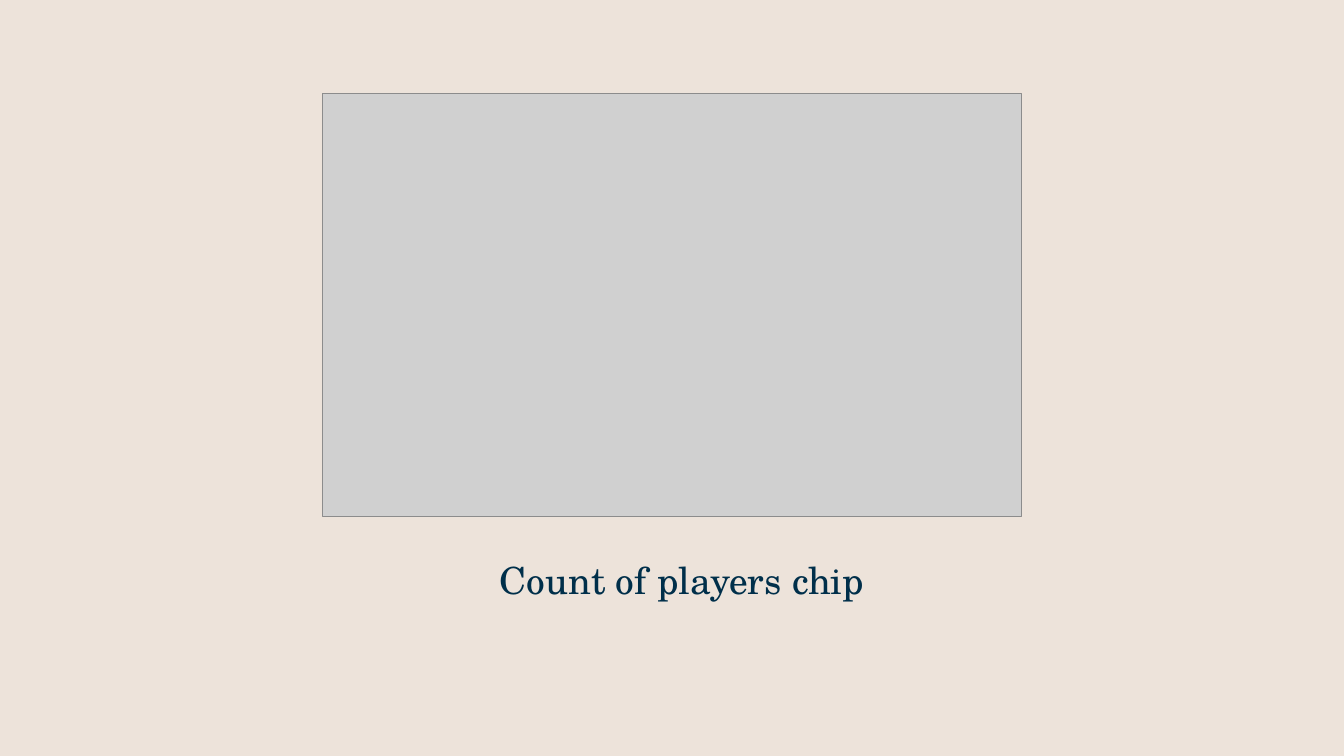
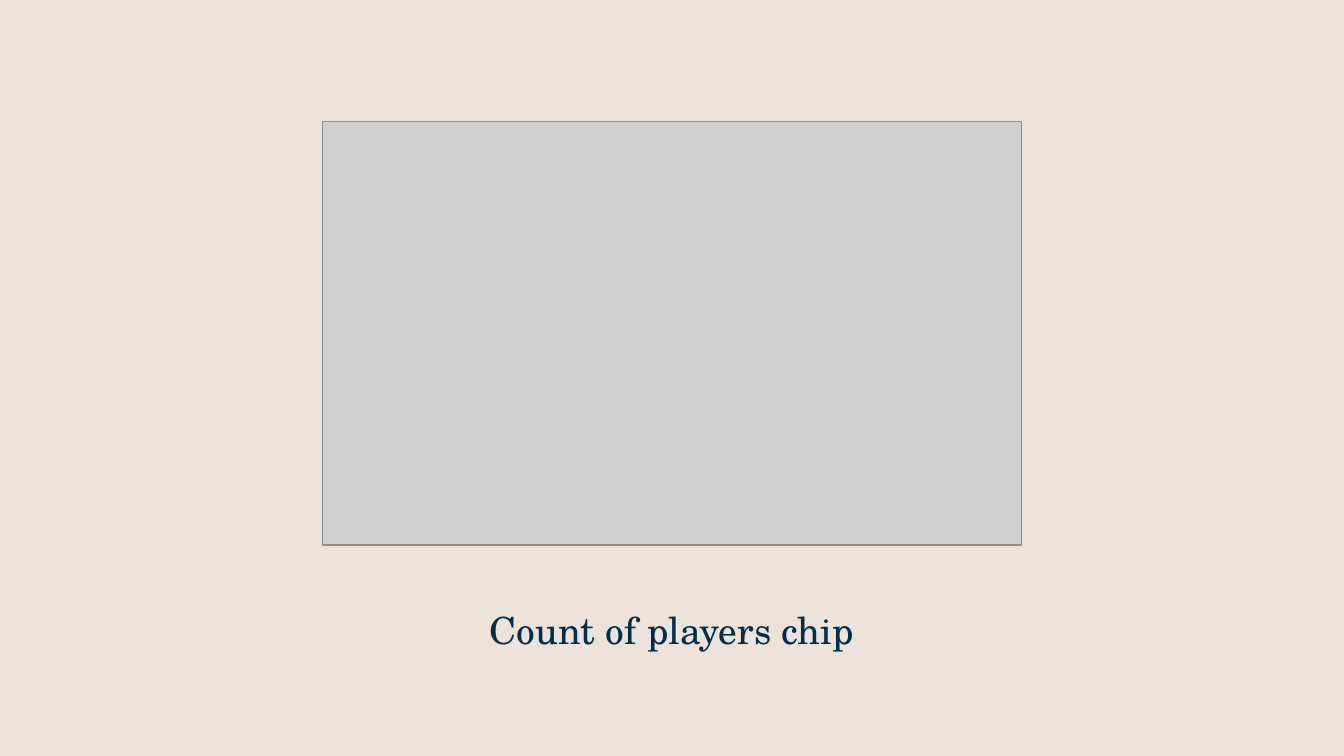
Before and after one commit to Foxtezy/Tic-Tac-Toe-Game, a slide deck: slide 10 of Presentation_ Crosses and Noughts.pptx (slide 12 before the commit). Drawn at 1344x756 pixels with LibreOffice and Linux fonts; fonts in the diff are those of the drawing; grey boxes stand for pictures. Boxes give left, top, right and bottom in pixels: in the first picture for what was removed or moved away, otherwise in the second. Text is boxed around its words. In the diff, an @@ line names an element or a change of style, - is before the commit and + after.

```diff
--- a/Presentation_ Crosses and Noughts.pptx
+++ b/Presentation_ Crosses and Noughts.pptx
@@ picture: place and size @@
-picture at (323,93,1021,516)
+picture at (323,121,1021,544)
@@ title "Count of players chip": place and size @@
-title "Count of players chip" at (500,566,864,602)
+title "Count of players chip" at (490,616,854,652)
```
Also in this commit, not shown: 7 other slides changed, 2 slides added, 4 slides removed.
